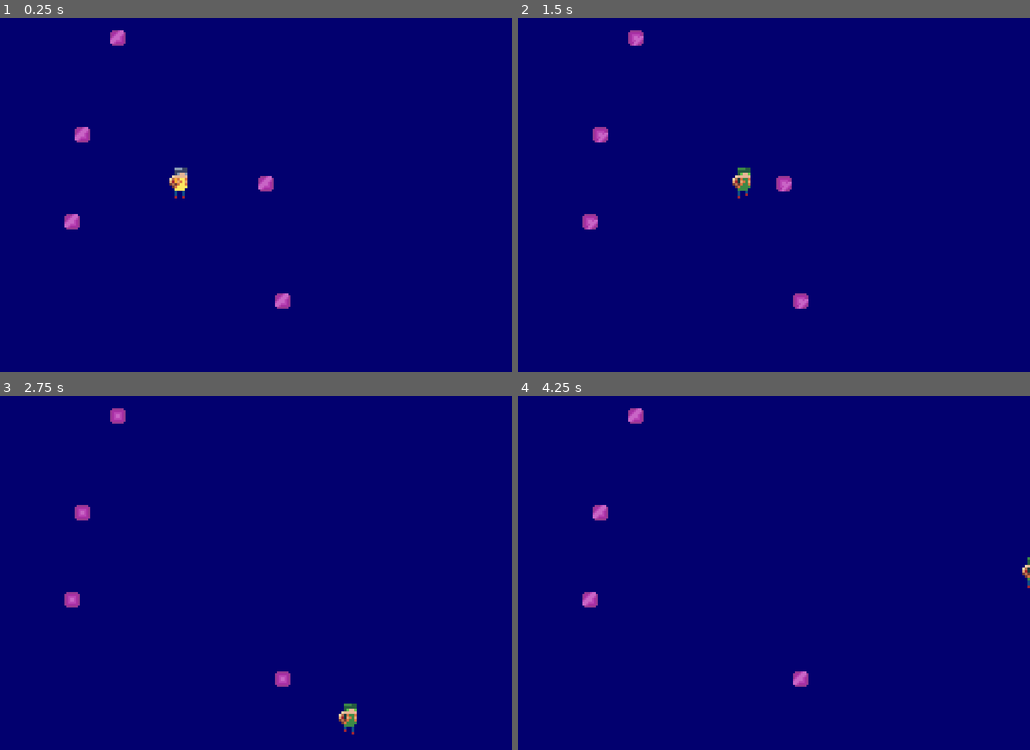
Above: before the commit, frames 1-4 (two rows, left to right).
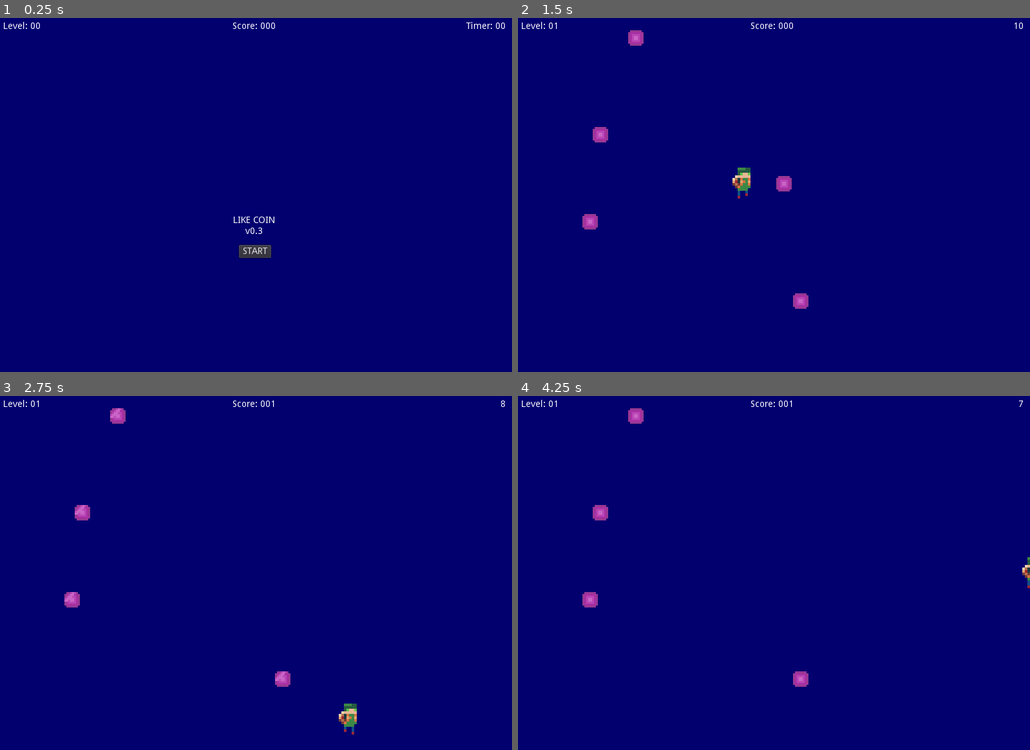
Above: after the commit, the same moments.

Repository: RaSla/Godot-LikeCoin
Game: Godot game, scene res://Main.tscn
The game is run twice, just before and just after one commit, with the same random seed, the same clock (stepped at 60 frames per second) and the same inputs.
Inputs (mouse positions are in pixels of both pictures, inside the frame that each line leads up to):
- Up to frame 1 (0.25 s): no input
- Up to frame 2 (1.5 s): click (774, 251) at 0.5 s, where only the run after the commit has a clickable "START"; hold Right (ui_right) from 1.28 s (still down)
- Up to frame 3 (2.75 s): release Right (ui_right) at 2.03 s; hold Down (ui_down) from 2.03 s (still down)
- Up to frame 4 (4.25 s): release Down (ui_down) at 2.78 s; hold Right (ui_right) 2.78-3.53 s; hold Up (ui_up) from 3.53 s (still down)

The runs differ from the first frame. In frame 1, 1.4% of the frame differs, in the area x 0-99%, y 1-83%; in frame 2, 0.3%; in frame 3, 0.2%; in frame 4, 0.3%.

Commit message:
add: HUD and Start Button

Diff:
--- /dev/null
+++ b/HUD.gd
@@ -0,0 +1,55 @@
+extends CanvasLayer
+
+signal start_game
+
+func update_level(value):
+	var t = "Level: "
+	if len(str(value)) == 1:
+		t += "0" + str(value)
+	else:
+		t += str(value)
+	$MarginContainer/LevelLabel.text = t
+
+func update_score(value):
+	var t = "Score: "
+	var v_strlen = len(str(value))
+	if v_strlen == 1:
+		t += "00"
+	elif v_strlen == 2:
+		t += "0"
+#	else:
+#		print("HUD.update_score(): score > 100 !")
+#		# nothing
+	t += str(value)
+	$MarginContainer/ScoreLabel.text = t
+
+func update_time(value):
+	var t = "Timer: "
+	var v_strlen = len(str(value))
+	if v_strlen == 1:
+		t += "0" + str(value)
+	else:
+		t += str(value)
+	$MarginContainer/TimeLabel.text = str(value)
+
+func show_message(text):
+	$MessageLabel.text = text
+	$MessageLabel.show()
+	$StartButton.show()
+
+
+func _on_MessageTimer_timeout():
+	$MessageLabel.hide()
+
+
+func _on_StartButton_pressed():
+	$StartButton.hide()
+	$MessageLabel.hide()
+	emit_signal("start_game")
+
+func show_game_over():
+	show_message("Game Over !!!")
+	yield($MessageTimer, "timeout")
+	$StartButton.show()
+	$MessageLabel.text = "LIKE COINS!"
+	$MessageLabel.show()
--- /dev/null
+++ b/HUD.tscn
@@ -0,0 +1,66 @@
+[gd_scene load_steps=2 format=2]
+
+[ext_resource path="res://HUD.gd" type="Script" id=1]
+
+[node name="HUD" type="CanvasLayer"]
+script = ExtResource( 1 )
+
+[node name="MarginContainer" type="MarginContainer" parent="."]
+anchor_right = 1.0
+margin_left = 10.0
+margin_top = 10.0
+margin_right = -10.0
+margin_bottom = 40.0
+rect_pivot_offset = Vector2( 87, 315.485 )
+__meta__ = {
+"_edit_use_anchors_": false
+}
+
+[node name="TimeLabel" type="Label" parent="MarginContainer"]
+margin_top = 8.0
+margin_right = 780.0
+margin_bottom = 22.0
+text = "Timer: 00"
+align = 2
+
+[node name="ScoreLabel" type="Label" parent="MarginContainer"]
+margin_top = 8.0
+margin_right = 780.0
+margin_bottom = 22.0
+text = "Score: 000"
+align = 1
+
+[node name="LevelLabel" type="Label" parent="MarginContainer"]
+margin_top = 8.0
+margin_right = 780.0
+margin_bottom = 22.0
+text = "Level: 00"
+
+[node name="MessageLabel" type="Label" parent="."]
+anchor_top = 0.5
+anchor_right = 1.0
+anchor_bottom = 0.5
+margin_top = 2.0
+margin_bottom = 99.0
+text = "
+LIKE COIN
+v0.3"
+align = 1
+__meta__ = {
+"_edit_use_anchors_": false
+}
+
+[node name="StartButton" type="Button" parent="."]
+margin_left = 376.0
+margin_top = 364.0
+margin_right = 426.0
+margin_bottom = 384.0
+text = "START"
+__meta__ = {
+"_edit_use_anchors_": false
+}
+
+[node name="MessageTimer" type="Timer" parent="."]
+[connection signal="start_game" from="." to="." method="_on_HUD_start_game"]
+[connection signal="pressed" from="StartButton" to="." method="_on_StartButton_pressed"]
+[connection signal="timeout" from="MessageTimer" to="." method="_on_MessageTimer_timeout"]
--- a/Main.gd
+++ b/Main.gd
@@ -16,7 +16,6 @@
 	window_size = get_viewport().get_visible_rect().size  # Определяем видимую область приложения
 	$Player.window_size = window_size  # область ограничения для объекта "Игрок"
 	$Player.hide()  # делаем игрока невидимым
-	new_game()
 
 func _process(delta):
 	# Количество монеток на Уровне равно нулю?
@@ -35,8 +34,19 @@
 	time_left = playtime
 	$Player.start($PlayerStart.position)
 	$Player.show()
+	spawn_coins() # спавн монеток
+	$HUD.update_level(level)
+	$HUD.update_score(score)
+	$HUD.update_time(time_left)
 	$GameTimer.start() # запуск таймера обратного отсчета
-	spawn_coins() # спавн монеток
+
+func game_over():
+	playing = false
+	$GameTimer.stop()
+	for coin in $CoinContainer.get_children():
+		coin.queue_free()
+	$HUD.show_game_over()
+	#$Player.die()
 
 func spawn_coins():
 	print("Main.spawn_coins: level = "+String(level))
@@ -46,3 +56,19 @@
 		#c.position = Vector2(rand_range(0, window_size.x),
 		#	rand_range(0, window_size.y))
 		c.position = _G.rand_xy()
+
+
+func _on_GameTimer_timeout():
+	time_left -= 1  #отсчет счетчика
+	$HUD.update_time(time_left)    #обновляем интерфейс счетчика
+	if time_left <= 0:
+		game_over()  # конец игры по окончанию счетчика
+
+
+func _on_Player_pickup():
+	score += 1
+	$HUD.update_score(score)
+
+
+func _on_HUD_start_game():
+	new_game()
--- a/Main.tscn
+++ b/Main.tscn
@@ -1,13 +1,14 @@
-[gd_scene load_steps=4 format=2]
+[gd_scene load_steps=5 format=2]
 
 [ext_resource path="res://Main.gd" type="Script" id=1]
 [ext_resource path="res://Player.tscn" type="PackedScene" id=2]
 [ext_resource path="res://Coin.tscn" type="PackedScene" id=3]
+[ext_resource path="res://HUD.tscn" type="PackedScene" id=4]
 
 [node name="Main" type="Node2D"]
 script = ExtResource( 1 )
 coin = ExtResource( 3 )
-playtime = 30
+playtime = 10
 
 [node name="Background" type="ColorRect" parent="."]
 anchor_right = 1.0
@@ -30,3 +31,8 @@
 position = Vector2( 280, 260 )
 
 [node name="GameTimer" type="Timer" parent="."]
+
+[node name="HUD" parent="." instance=ExtResource( 4 )]
+[connection signal="pickup" from="Player" to="." method="_on_Player_pickup"]
+[connection signal="timeout" from="GameTimer" to="." method="_on_GameTimer_timeout"]
+[connection signal="start_game" from="HUD" to="." method="_on_HUD_start_game"]
Not shown, changed: CHANGELOG.md
